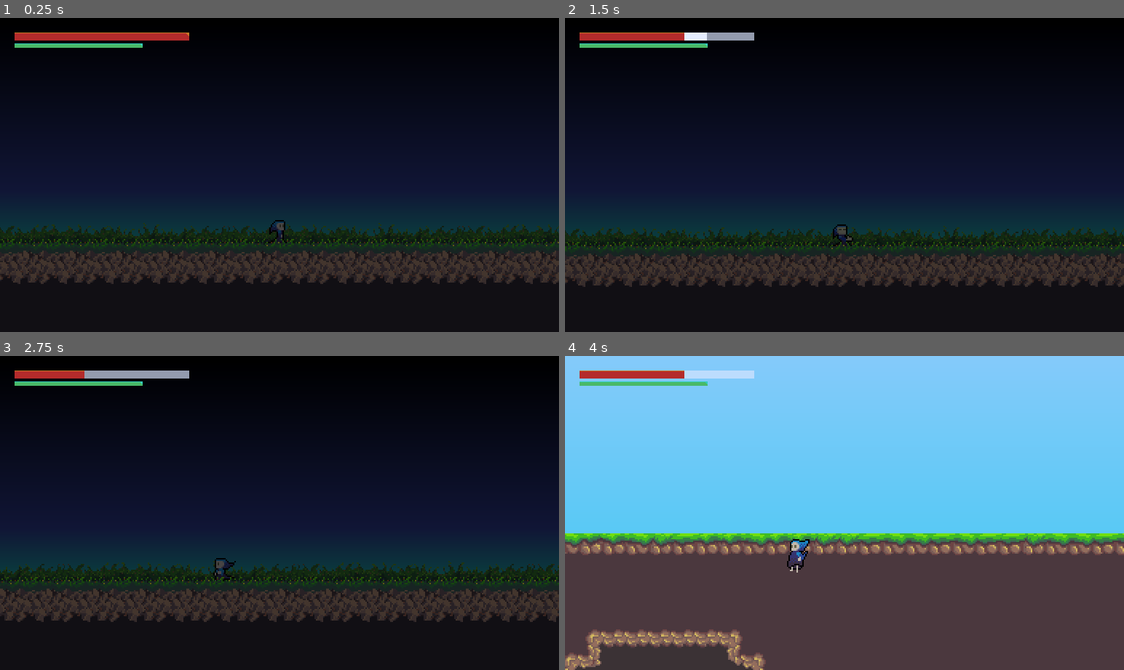
Above: before the commit, frames 1-4 (two rows, left to right).
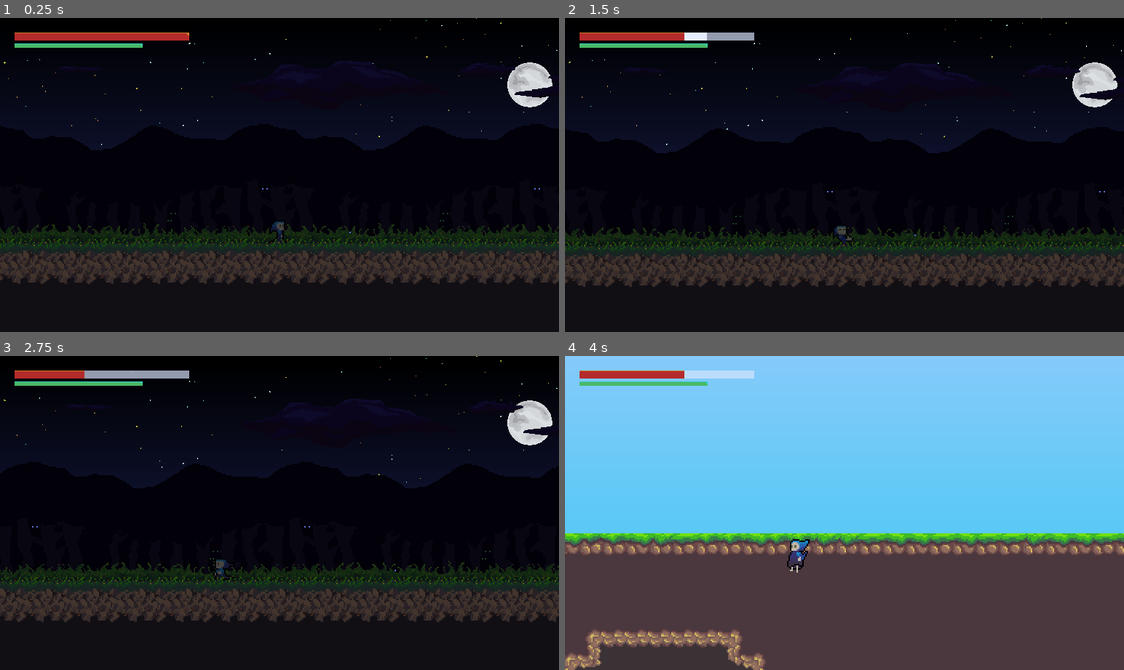
Above: after the commit, the same moments.

Repository: icherevatyi/GrimEdvard
Game: Godot game, scene res://src/components/Levels/Brownville/Brownville.tscn
The game is run twice, just before and just after one commit, with the same random seed, the same clock (stepped at 60 frames per second) and the same inputs. This scene is started directly instead of the project's main scene.
Inputs:
- Up to frame 1 (0.25 s): no input
- Up to frame 2 (1.5 s): tap Enter (ui_accept) at 0.5 s; hold Q (take_damage) 0.53-1.28 s; hold Up (ui_up) from 0.53 s (still down); tap Space (jump) at 0.77 s; tap Q (take_damage) at 1.35 s
- Up to frame 3 (2.75 s): tap Space (jump) at 1.52 s; tap Enter (ui_accept) at 2 s; release Up (ui_up) at 2.03 s; hold Left (ui_left) from 2.03 s (still down); hold Q (take_damage) from 2.03 s (still down)
- Up to frame 4 (4 s): release Q (take_damage) at 2.78 s; tap Q (take_damage) at 2.85 s; tap Space (jump) at 3.02, 3.77 s; release Left (ui_left) at 3.53 s; hold Down (ui_down) from 3.53 s (still down); hold Q (take_damage) from 3.53 s (still down)

The runs differ from the first frame. In frame 1, 31% of the frame differs, in the area x 0-100%, y 0-70%; in frame 2, 31%; in frame 3, 31%; in frame 4, nothing differs.

Commit message:
updated Brownville BG, added AnimationTree for testing

Diff:
--- a/project.godot
+++ b/project.godot
@@ -26,12 +26,12 @@
 
 [autoload]
 
-ImportData="*res://src/components/Global/DataHandler/ImportData.gd"
 Global="*res://src/components/Global/Global.gd"
 LevelTransition="*res://src/components/Global/Helpers/LevelTransition.gd"
 PauseScreen="*res://src/components/Global/Helpers/PauseScreen.tscn"
 DeathScreen="*res://src/components/Global/Helpers/DeathScreen.tscn"
 Backdrop="*res://src/components/Global/Helpers/Backdrop.tscn"
+Classes="*res://src/components/Global/Classes.gd"
 
 [debug]
 
--- a/src/components/Enemies/Enemy.gd
+++ b/src/components/Enemies/Enemy.gd
@@ -1,4 +1,5 @@
 extends KinematicBody2D
 
+
 func _ready():
-	pass
+	var enemy = Classes.Enemy.new()
--- a/src/components/Enemies/Enemy.tscn
+++ b/src/components/Enemies/Enemy.tscn
@@ -4,19 +4,19 @@
 [ext_resource path="res://src/assets/img/Enemies/enemy_dummy.png" type="Texture" id=2]
 [ext_resource path="res://src/assets/img/HUD/hp_enemy.png" type="Texture" id=3]
 
-[sub_resource type="AtlasTexture" id=4]
-atlas = ExtResource( 3 )
-region = Rect2( 0, 0, 28, 3 )
-
-[sub_resource type="AtlasTexture" id=3]
-atlas = ExtResource( 3 )
-region = Rect2( 0, 5, 28, 3 )
-
 [sub_resource type="AtlasTexture" id=1]
 atlas = ExtResource( 3 )
 region = Rect2( 0, 0, 28, 3 )
 
 [sub_resource type="AtlasTexture" id=2]
+atlas = ExtResource( 3 )
+region = Rect2( 0, 5, 28, 3 )
+
+[sub_resource type="AtlasTexture" id=3]
+atlas = ExtResource( 3 )
+region = Rect2( 0, 0, 28, 3 )
+
+[sub_resource type="AtlasTexture" id=4]
 atlas = ExtResource( 3 )
 region = Rect2( 0, 3, 28, 3 )
 
@@ -27,6 +27,9 @@
 
 [node name="Sprite" type="Sprite" parent="."]
 texture = ExtResource( 2 )
+
+[node name="AnimationTree" type="AnimationTree" parent="."]
+anim_player = NodePath("../AnimationPlayer")
 
 [node name="AnimationPlayer" type="AnimationPlayer" parent="."]
 
@@ -40,12 +43,14 @@
 margin_right = 28.0
 margin_bottom = 3.0
 value = 100.0
-texture_under = SubResource( 4 )
-texture_progress = SubResource( 3 )
+texture_under = SubResource( 1 )
+texture_progress = SubResource( 2 )
 
 [node name="HPOver" type="TextureProgress" parent="HPBar"]
 margin_right = 28.0
 margin_bottom = 3.0
 value = 100.0
-texture_under = SubResource( 1 )
-texture_progress = SubResource( 2 )
+texture_under = SubResource( 3 )
+texture_progress = SubResource( 4 )
+
+[node name="Tween" type="Tween" parent="HPBar"]
--- /dev/null
+++ b/src/components/Global/Classes.gd
@@ -0,0 +1,33 @@
+extends Node
+
+class Enemy:
+	var hp_min
+	var hp_max
+
+	var damage_min
+	var damage_max
+	var damage_value
+
+	var attack_type  # MELEE, RANGED, MAGIC, BOSS values are available for different enemies
+
+
+	func move():
+		pass
+
+	func chase():
+		pass
+
+	func calculate_damage(damage_min, damage_max):
+		pass
+
+	func attack(damage_value):
+		pass
+
+	func _on_damage_taken(received_damage):
+		pass
+
+	func check_if_alive():
+		pass
+
+	func die():
+		pass
--- a/src/components/Levels/Brownville/Brownville.tscn
+++ b/src/components/Levels/Brownville/Brownville.tscn
@@ -18,18 +18,25 @@
 [ext_resource path="res://src/components/Global/Helpers/ChangeScene.tscn" type="PackedScene" id=16]
 
 [sub_resource type="Gradient" id=1]
-colors = PoolColorArray( 0.300781, 1, 0.91806, 1, 1, 1, 1, 1 )
+offsets = PoolRealArray( 0, 0.533113, 0.728477, 0.781457 )
+colors = PoolColorArray( 0, 0, 0, 1, 0.0696564, 0.0889391, 0.214844, 1, 0.037262, 0.289063, 0.259555, 1, 0.0151062, 0.0234375, 0.0203132, 1 )
 
 [sub_resource type="GradientTexture" id=2]
 gradient = SubResource( 1 )
 
-[sub_resource type="Curve" id=3]
+[sub_resource type="Gradient" id=3]
+colors = PoolColorArray( 0.300781, 1, 0.91806, 1, 1, 1, 1, 1 )
+
+[sub_resource type="GradientTexture" id=4]
+gradient = SubResource( 3 )
+
+[sub_resource type="Curve" id=5]
 _data = [ Vector2( 0, 0.2382 ), 0.0, -0.276182, 0, 0, Vector2( 1, 1 ), 0.0, 0.0, 0, 0 ]
 
-[sub_resource type="CurveTexture" id=4]
-curve = SubResource( 3 )
-
-[sub_resource type="ParticlesMaterial" id=5]
+[sub_resource type="CurveTexture" id=6]
+curve = SubResource( 5 )
+
+[sub_resource type="ParticlesMaterial" id=7]
 emission_shape = 2
 emission_box_extents = Vector3( 768, 432, 1 )
 flag_disable_z = true
@@ -39,22 +46,22 @@
 orbit_velocity = 0.0
 orbit_velocity_random = 0.0
 scale = 3.0
-scale_curve = SubResource( 4 )
-color_ramp = SubResource( 2 )
-
-[sub_resource type="Gradient" id=6]
+scale_curve = SubResource( 6 )
+color_ramp = SubResource( 4 )
+
+[sub_resource type="Gradient" id=8]
 colors = PoolColorArray( 0.78125, 0.38147, 0.38147, 1, 0.75602, 0.90625, 0.219482, 1 )
 
-[sub_resource type="GradientTexture" id=7]
-gradient = SubResource( 6 )
-
-[sub_resource type="Curve" id=8]
+[sub_resource type="GradientTexture" id=9]
+gradient = SubResource( 8 )
+
+[sub_resource type="Curve" id=10]
 _data = [ Vector2( 0, 0.2778 ), 0.0, 0.0, 0, 0, Vector2( 1, 1 ), 0.0, 0.0, 0, 0 ]
 
-[sub_resource type="CurveTexture" id=9]
-curve = SubResource( 8 )
-
-[sub_resource type="ParticlesMaterial" id=10]
+[sub_resource type="CurveTexture" id=11]
+curve = SubResource( 10 )
+
+[sub_resource type="ParticlesMaterial" id=12]
 emission_shape = 2
 emission_box_extents = Vector3( 768, 432, 1 )
 flag_disable_z = true
@@ -64,47 +71,40 @@
 orbit_velocity_random = 0.0
 scale = 4.0
 scale_random = 1.0
-scale_curve = SubResource( 9 )
-color_ramp = SubResource( 7 )
-
-[sub_resource type="AtlasTexture" id=11]
+scale_curve = SubResource( 11 )
+color_ramp = SubResource( 9 )
+
+[sub_resource type="AtlasTexture" id=13]
 atlas = ExtResource( 3 )
 region = Rect2( 0, 0, 250, 56 )
 
-[sub_resource type="AtlasTexture" id=12]
+[sub_resource type="AtlasTexture" id=14]
 atlas = ExtResource( 3 )
 region = Rect2( 251, 0, 211, 35 )
 
-[sub_resource type="AtlasTexture" id=13]
+[sub_resource type="AtlasTexture" id=15]
 atlas = ExtResource( 3 )
 region = Rect2( 224, 52, 112, 17 )
 
-[sub_resource type="AtlasTexture" id=14]
+[sub_resource type="AtlasTexture" id=16]
 atlas = ExtResource( 3 )
 region = Rect2( 0, 57, 69, 15 )
 
-[sub_resource type="AtlasTexture" id=15]
+[sub_resource type="AtlasTexture" id=17]
 atlas = ExtResource( 3 )
 region = Rect2( 70, 60, 50, 7 )
 
-[sub_resource type="AtlasTexture" id=16]
+[sub_resource type="AtlasTexture" id=18]
 atlas = ExtResource( 3 )
 region = Rect2( 176, 58, 47, 6 )
 
-[sub_resource type="AtlasTexture" id=17]
+[sub_resource type="AtlasTexture" id=19]
 atlas = ExtResource( 3 )
 region = Rect2( 337, 47, 66, 19 )
 
-[sub_resource type="AtlasTexture" id=18]
+[sub_resource type="AtlasTexture" id=20]
 atlas = ExtResource( 3 )
 region = Rect2( 405, 54, 53, 9 )
-
-[sub_resource type="Gradient" id=19]
-offsets = PoolRealArray( 0, 0.533113, 0.728477, 0.781457 )
-colors = PoolColorArray( 0, 0, 0, 1, 0.0696564, 0.0889391, 0.214844, 1, 0.037262, 0.289063, 0.259555, 1, 0.0151062, 0.0234375, 0.0203132, 1 )
-
-[sub_resource type="GradientTexture" id=20]
-gradient = SubResource( 19 )
 
 [sub_resource type="AtlasTexture" id=21]
 atlas = ExtResource( 8 )
@@ -178,57 +178,57 @@
 atlas = ExtResource( 8 )
 region = Rect2( 31, 212, 38, 21 )
 
+[sub_resource type="AtlasTexture" id=38]
+atlas = ExtResource( 8 )
+region = Rect2( 164, 166, 39, 65 )
+
 [sub_resource type="AtlasTexture" id=39]
 atlas = ExtResource( 8 )
-region = Rect2( 164, 166, 39, 65 )
+region = Rect2( 208, 164, 28, 60 )
 
 [sub_resource type="AtlasTexture" id=40]
 atlas = ExtResource( 8 )
-region = Rect2( 208, 164, 28, 60 )
+region = Rect2( 130, 166, 29, 66 )
 
 [sub_resource type="AtlasTexture" id=41]
 atlas = ExtResource( 8 )
-region = Rect2( 130, 166, 29, 66 )
+region = Rect2( 537, 165, 274, 148 )
 
 [sub_resource type="AtlasTexture" id=42]
-atlas = ExtResource( 8 )
-region = Rect2( 537, 165, 274, 148 )
+atlas = ExtResource( 11 )
+region = Rect2( 0, 2, 25, 14 )
 
 [sub_resource type="AtlasTexture" id=43]
 atlas = ExtResource( 11 )
-region = Rect2( 0, 2, 25, 14 )
+region = Rect2( 29, 2, 25, 14 )
 
 [sub_resource type="AtlasTexture" id=44]
 atlas = ExtResource( 11 )
-region = Rect2( 29, 2, 25, 14 )
+region = Rect2( 58, 2, 24, 14 )
 
 [sub_resource type="AtlasTexture" id=45]
 atlas = ExtResource( 11 )
-region = Rect2( 58, 2, 24, 14 )
+region = Rect2( 85, 3, 19, 15 )
 
 [sub_resource type="AtlasTexture" id=46]
 atlas = ExtResource( 11 )
-region = Rect2( 85, 3, 19, 15 )
+region = Rect2( 165, 2, 24, 14 )
 
 [sub_resource type="AtlasTexture" id=47]
 atlas = ExtResource( 11 )
-region = Rect2( 165, 2, 24, 14 )
-
-[sub_resource type="AtlasTexture" id=48]
-atlas = ExtResource( 11 )
 region = Rect2( 193, 0, 43, 16 )
 
-[sub_resource type="RectangleShape2D" id=49]
+[sub_resource type="RectangleShape2D" id=48]
 extents = Vector2( 22, 8 )
 
-[sub_resource type="AtlasTexture" id=53]
+[sub_resource type="AtlasTexture" id=49]
 atlas = ExtResource( 8 )
 region = Rect2( 240, 187, 79, 37 )
 
-[sub_resource type="RectangleShape2D" id=54]
+[sub_resource type="RectangleShape2D" id=50]
 extents = Vector2( 40, 20 )
 
-[sub_resource type="AtlasTexture" id=38]
+[sub_resource type="AtlasTexture" id=51]
 atlas = ExtResource( 8 )
 region = Rect2( 99, 166, 29, 65 )
 
@@ -240,8 +240,16 @@
 
 [node name="Background" type="Node2D" parent="."]
 
+[node name="ParallaxBackground" type="ParallaxBackground" parent="Background"]
+
+[node name="Color_bg" type="Sprite" parent="Background/ParallaxBackground"]
+position = Vector2( 1312, -2.47383e-10 )
+rotation = 1.57079
+scale = Vector2( 0.216826, 1330.56 )
+texture = SubResource( 2 )
+centered = false
+
 [node name="Clouds" type="ParallaxBackground" parent="Background"]
-editor/display_folded = true
 offset = Vector2( 0, 70 )
 scale = Vector2( 0.6, 0.6 )
 transform = Transform2D( 0.6, 0, 0, 0.6, 0, 70 )
@@ -270,7 +278,6 @@
 texture = ExtResource( 2 )
 
 [node name="Clouds" type="ParallaxLayer" parent="Background/Clouds"]
-editor/display_folded = true
 modulate = Color( 0.156863, 0.0745098, 0.235294, 1 )
 position = Vector2( 0, -40 )
 motion_scale = Vector2( 0.2, 1 )
@@ -278,38 +285,37 @@
 
 [node name="Sprite" type="Sprite" parent="Background/Clouds/Clouds"]
 position = Vector2( 244.334, 131.066 )
-texture = SubResource( 11 )
+texture = SubResource( 13 )
 
 [node name="Sprite2" type="Sprite" parent="Background/Clouds/Clouds"]
 position = Vector2( 551.167, 131.733 )
-texture = SubResource( 12 )
+texture = SubResource( 14 )
 
 [node name="Sprite3" type="Sprite" parent="Background/Clouds/Clouds"]
 position = Vector2( 756.667, 118.833 )
-texture = SubResource( 13 )
+texture = SubResource( 15 )
 
 [node name="Sprite4" type="Sprite" parent="Background/Clouds/Clouds"]
 position = Vector2( 411.833, 112.567 )
-texture = SubResource( 14 )
+texture = SubResource( 16 )
 
 [node name="Sprite5" type="Sprite" parent="Background/Clouds/Clouds"]
 position = Vector2( 891.834, 100.833 )
-texture = SubResource( 15 )
+texture = SubResource( 17 )
 
 [node name="Sprite6" type="Sprite" parent="Background/Clouds/Clouds"]
 position = Vector2( 977.167, 110.333 )
-texture = SubResource( 16 )
+texture = SubResource( 18 )
 
 [node name="Sprite7" type="Sprite" parent="Background/Clouds/Clouds"]
 position = Vector2( 898.168, 137 )
-texture = SubResource( 17 )
+texture = SubResource( 19 )
 
 [node name="Sprite8" type="Sprite" parent="Background/Clouds/Clouds"]
 position = Vector2( 1148.67, 112.567 )
-texture = SubResource( 18 )
+texture = SubResource( 20 )
 
 [node name="Forest" type="ParallaxBackground" parent="Background"]
-editor/display_folded = true
 
 [node name="Trees" type="ParallaxLayer" parent="Background/Forest"]
 position = Vector2( 358, 208 )
@@ -333,16 +339,6 @@
 position = Vector2( 995, 231 )
 texture = ExtResource( 6 )
 
-[node name="CanvasLayer" type="CanvasLayer" parent="."]
-layer = -2
-
-[node name="Sprite" type="Sprite" parent="CanvasLayer"]
-position = Vector2( 1312, -2.47383e-010 )
-rotation = 1.57079
-scale = Vector2( 0.216826, 1330.56 )
-texture = SubResource( 20 )
-centered = false
-
 [node name="Buidings" type="Node2D" parent="."]
 position = Vector2( 1644, 35 )
 scale = Vector2( 0.7, 0.7 )
@@ -454,17 +450,14 @@
 
 [node name="Barrel_type_c3" type="Sprite" parent="Buidings"]
 position = Vector2( 930.714, 246.286 )
-scale = Vector2( 1, 1 )
 texture = SubResource( 22 )
 
 [node name="Barrel_type_a4" type="Sprite" parent="Buidings"]
 position = Vector2( 928.571, 250 )
-scale = Vector2( 1, 1 )
 texture = SubResource( 23 )
 region_rect = Rect2( 2, 195, 13, 16 )
 
 [node name="Tavern_set" type="Node2D" parent="Buidings"]
-editor/display_folded = true
 
 [node name="Smoke" type="Particles2D" parent="Buidings/Tavern_set"]
 modulate = Color( 1, 1, 1, 0.47451 )
@@ -494,7 +487,6 @@
 texture = SubResource( 22 )
 
 [node name="Blacksmith_set" type="Node2D" parent="Buidings"]
-editor/display_folded = true
 
 [node name="Smoke" type="Particles2D" parent="Buidings/Blacksmith_set"]
 modulate = Color( 1, 1, 1, 0.47451 )
@@ -601,49 +593,48 @@
 
 [node name="Fence1" type="Sprite" parent="RoadElements"]
 position = Vector2( 75, 29 )
-texture = SubResource( 43 )
+texture = SubResource( 42 )
 
 [node name="Fence2" type="Sprite" parent="RoadElements"]
 position = Vector2( 166, 29 )
-texture = SubResource( 44 )
+texture = SubResource( 43 )
 
 [node name="Fence8" type="Sprite" parent="RoadElements"]
 position = Vector2( 11, 29 )
-texture = SubResource( 44 )
+texture = SubResource( 43 )
 
 [node name="Fence3" type="Sprite" parent="RoadElements"]
 position = Vector2( 133, 29 )
-texture = SubResource( 45 )
+texture = SubResource( 44 )
 
 [node name="Fence7" type="Sprite" parent="RoadElements"]
 position = Vector2( 42, 29 )
-texture = SubResource( 45 )
+texture = SubResource( 44 )
 
 [node name="Fence4" type="Sprite" parent="RoadElements"]
 position = Vector2( 104, 31 )
-texture = SubResource( 46 )
+texture = SubResource( 45 )
 
 [node name="Fence5" type="Sprite" parent="RoadElements"]
 position = Vector2( 226, 29 )
-texture = SubResource( 47 )
+texture = SubResource( 46 )
 
 [node name="Fence6" type="Sprite" parent="RoadElements"]
 position = Vector2( 194, 29 )
-texture = SubResource( 47 )
+texture = SubResource( 46 )
 
 [node name="CitySign" type="Area2D" parent="RoadElements"]
-editor/display_folded = true
 position = Vector2( 273, 29 )
 __meta__ = {
 "_edit_group_": true
 }
 
 [node name="Sprite" type="Sprite" parent="RoadElements/CitySign"]
-texture = SubResource( 48 )
+texture = SubResource( 47 )
 region_rect = Rect2( 193, 0, 43, 16 )
 
 [node name="CollisionShape2D" type="CollisionShape2D" parent="RoadElements/CitySign"]
-shape = SubResource( 49 )
+shape = SubResource( 48 )
 
 [node name="StaticBody2D" type="StaticBody2D" parent="RoadElements"]
 position = Vector2( 1789, 20 )
@@ -653,13 +644,12 @@
 }
 
 [node name="Sprite" type="Sprite" parent="RoadElements/StaticBody2D"]
-texture = SubResource( 53 )
+texture = SubResource( 49 )
 
 [node name="CollisionShape2D" type="CollisionShape2D" parent="RoadElements/StaticBody2D"]
-shape = SubResource( 54 )
+shape = SubResource( 50 )
 
 [node name="City-lanterns" type="Node2D" parent="."]
-editor/display_folded = true
 position = Vector2( 1644, 35 )
 scale = Vector2( 0.7, 0.7 )
 z_index = 3
@@ -805,19 +795,16 @@
 shadow_enabled = true
 
 [node name="ColorPaletteFix" type="Node2D" parent="."]
-editor/display_folded = true
 
 [node name="NightMode" type="CanvasModulate" parent="ColorPaletteFix"]
 color = Color( 0.364706, 0.372549, 0.396078, 1 )
 
 [node name="PlayerContainer" type="Node2D" parent="."]
-editor/display_folded = true
 
 [node name="PlayerSpawn" type="Position2D" parent="PlayerContainer"]
 position = Vector2( 240, 204.4 )
 
 [node name="Tiles" type="Node2D" parent="."]
-editor/display_folded = true
 
 [node name="ForestGrass" type="TileMap" parent="Tiles"]
 tile_set = ExtResource( 12 )
@@ -840,7 +827,6 @@
 tile_data = PoolIntArray( 131106, 0, 0, 131107, 0, 1, 131108, 0, 1, 131109, 0, 1, 131110, 0, 1, 131111, 0, 2, 196642, 0 …(7336 unchanged characters)…
 
 [node name="Bridge" type="StaticBody2D" parent="Tiles"]
-editor/display_folded = true
 position = Vector2( 1160, 316 )
 __meta__ = {
 "_edit_group_": true
--- a/src/components/Levels/Forest/Forest.tscn
+++ b/src/components/Levels/Forest/Forest.tscn
@@ -75,7 +75,6 @@
 script = ExtResource( 1 )
 
 [node name="BackgroundSkybox" type="CanvasLayer" parent="."]
-editor/display_folded = true
 layer = -3
 
 [node name="BackgroundGradient" type="Sprite" parent="BackgroundSkybox"]
@@ -88,7 +87,6 @@
 centered = false
 
 [node name="Background" type="Node2D" parent="."]
-editor/display_folded = true
 
 [node name="BackgeoundWalls" type="TileMap" parent="Background"]
 z_index = -2
@@ -110,10 +108,8 @@
 centered = false
 
 [node name="FloatingIslands" type="Node2D" parent="."]
-editor/display_folded = true
 
 [node name="Island1" type="StaticBody2D" parent="FloatingIslands"]
-editor/display_folded = true
 position = Vector2( 1095, -107 )
 collision_layer = 2
 collision_mask = 0
@@ -130,7 +126,6 @@
 shape = SubResource( 4 )
 
 [node name="Island7" type="StaticBody2D" parent="FloatingIslands"]
-editor/display_folded = true
 position = Vector2( 2739, -84.4 )
 collision_layer = 2
 collision_mask = 0
@@ -147,7 +142,6 @@
 shape = SubResource( 4 )
 
 [node name="Island2" type="StaticBody2D" parent="FloatingIslands"]
-editor/display_folded = true
 position = Vector2( 2086.06, -61.1794 )
 collision_layer = 2
 collision_mask = 0
@@ -164,7 +158,6 @@
 shape = SubResource( 4 )
 
 [node name="Island3" type="StaticBody2D" parent="FloatingIslands"]
-editor/display_folded = true
 position = Vector2( 2376.08, -110.856 )
 collision_layer = 2
 collision_mask = 0
@@ -181,7 +174,6 @@
 shape = SubResource( 6 )
 
 [node name="Island5" type="StaticBody2D" parent="FloatingIslands"]
-editor/display_folded = true
 position = Vector2( 2556.74, -113.05 )
 collision_layer = 2
 collision_mask = 0
@@ -198,7 +190,6 @@
 shape = SubResource( 6 )
 
 [node name="Island4" type="StaticBody2D" parent="FloatingIslands"]
-editor/display_folded = true
 position = Vector2( 966, 23 )
 collision_layer = 2
 collision_mask = 0
@@ -215,7 +206,6 @@
 shape = SubResource( 8 )
 
 [node name="Island6" type="StaticBody2D" parent="FloatingIslands"]
-editor/display_folded = true
 position = Vector2( 3072, -80 )
 collision_layer = 2
 collision_mask = 0
@@ -232,7 +222,6 @@
 shape = SubResource( 8 )
 
 [node name="Island8" type="StaticBody2D" parent="FloatingIslands"]
-editor/display_folded = true
 position = Vector2( 2224, -166 )
 collision_layer = 2
 collision_mask = 0
@@ -260,13 +249,11 @@
 }
 
 [node name="Ladders" type="Node2D" parent="."]
-editor/display_folded = true
 position = Vector2( 0, -24 )
 
 [node name="Ladder1" parent="Ladders" groups=[
 "climable",
 ] instance=ExtResource( 6 )]
-editor/display_folded = true
 position = Vector2( 915, 19 )
 
 [node name="CollisionShape2D" type="CollisionShape2D" parent="Ladders/Ladder1/Trigger" index="0"]
@@ -374,7 +361,6 @@
 region_rect = Rect2( 0, 0, 24, 105 )
 
 [node name="HangingBridge" type="StaticBody2D" parent="."]
-editor/display_folded = true
 position = Vector2( 1264, -128 )
 collision_layer = 2
 collision_mask = 5
@@ -389,7 +375,6 @@
 polygon = PoolVector2Array( -127.96, 0.751587, -66.9623, 0.961884, -20.6527, 6.37706, -1.38123, 7.60515, 19.0239, 6.282 …(208 unchanged characters)…
 
 [node name="HangingBridge2" type="StaticBody2D" parent="."]
-editor/display_folded = true
 position = Vector2( 2907.74, -103.672 )
 collision_layer = 2
 collision_mask = 5
@@ -404,7 +389,6 @@
 polygon = PoolVector2Array( -127.96, 0.751587, -66.9623, 0.961884, -20.6527, 6.37706, -1.38123, 7.60515, 19.0239, 6.282 …(208 unchanged characters)…
 
 [node name="WaterArea" type="Node2D" parent="."]
-editor/display_folded = true
 position = Vector2( -221, 1 )
 __meta__ = {
 "_edit_group_": true
@@ -444,7 +428,6 @@
 }
 
 [node name="LvLTransition" type="Node2D" parent="."]
-editor/display_folded = true
 position = Vector2( 3488, -114 )
 __meta__ = {
 "_edit_group_": true
@@ -454,7 +437,6 @@
 position = Vector2( 0, 0 )
 
 [node name="PlayerContainer" type="Node2D" parent="."]
-editor/display_folded = true
 
 [node name="PlayerSpawn_StartLvl" type="Position2D" parent="PlayerContainer"]
 position = Vector2( 152, 149 )
Not shown: 4 places in src/components/Levels/Brownville/Brownville.tscn that only renumber resources
